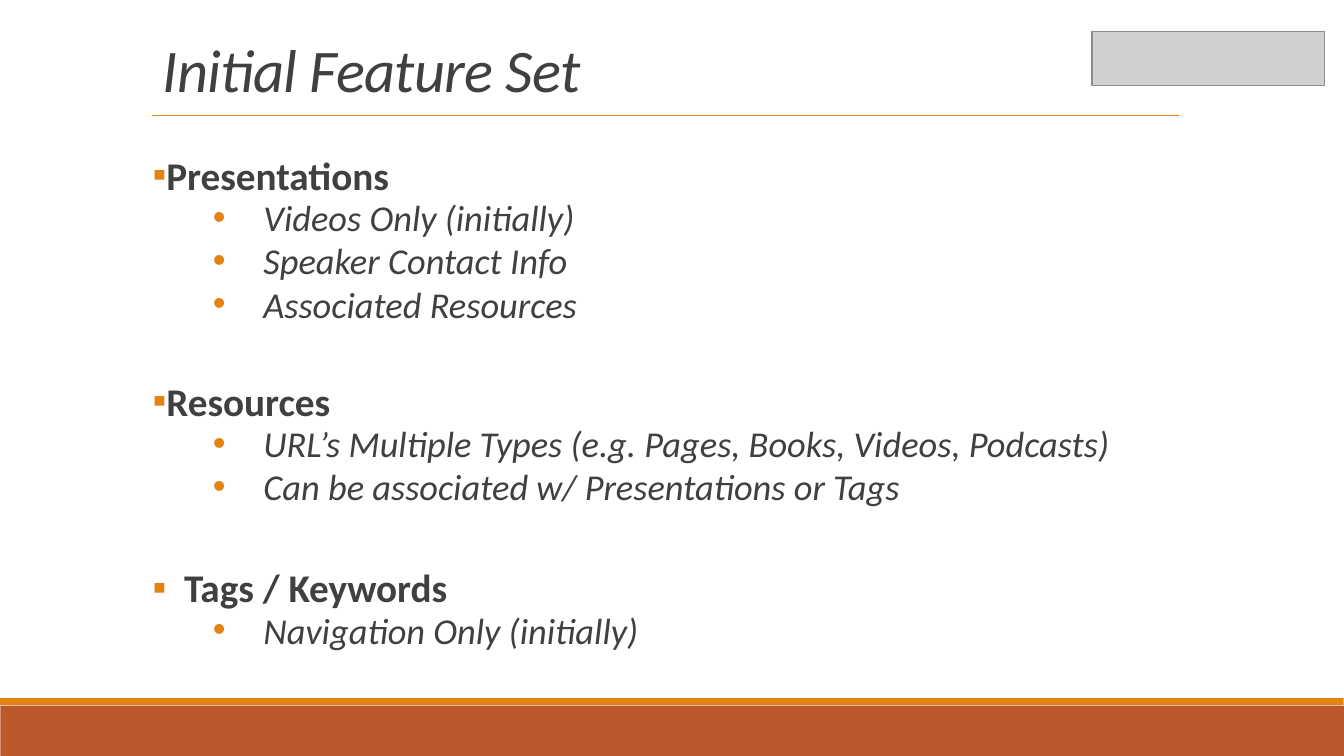
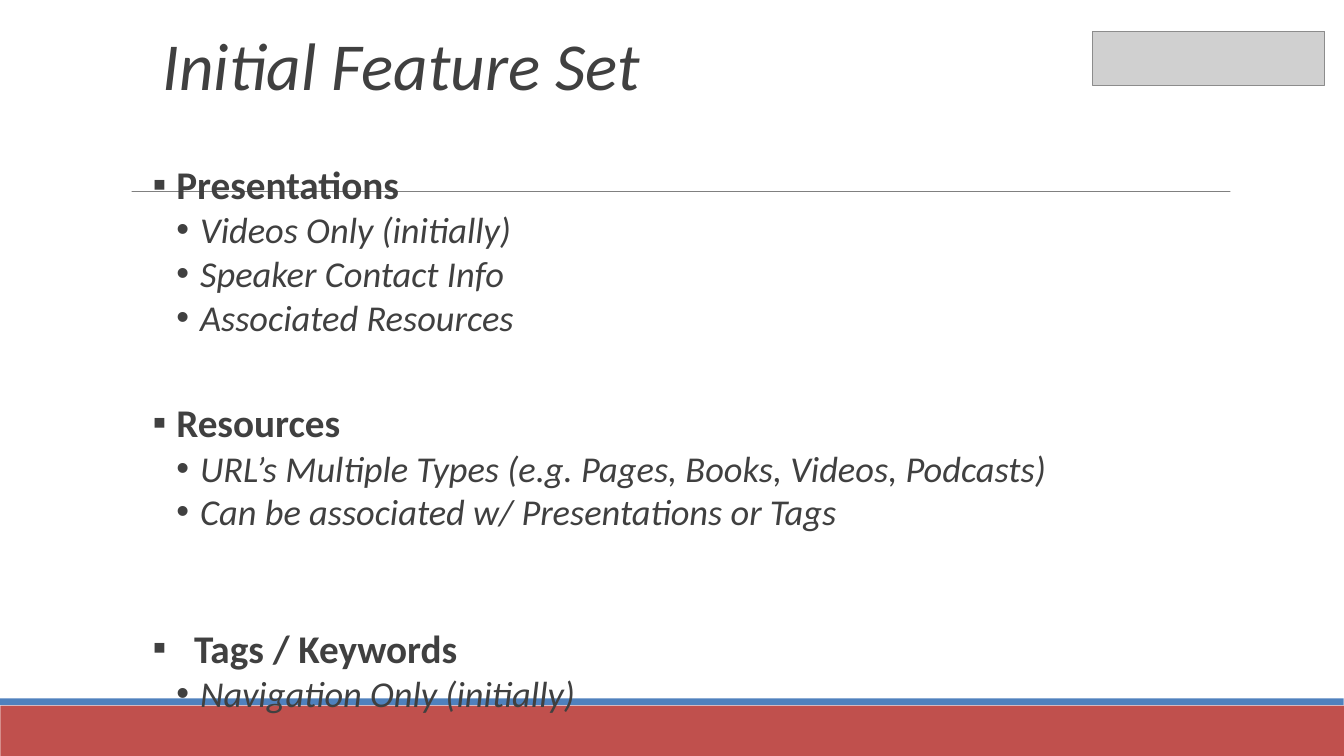
Before and after one commit to Saint-Louis-Full-Stack-Web-Development/presentations, a slide deck: slide 6 of meetup_20180214---FULL_STACK v1.pptx. Drawn at 1344x756 pixels with LibreOffice and Linux fonts; fonts in the diff are those of the drawing; grey boxes stand for pictures. Boxes give left, top, right and bottom in pixels: in the first picture for what was removed or moved away, otherwise in the second. Text is boxed around its words. In the diff, an @@ line names an element or a change of style, - is before the commit and + after.

```diff
--- a/meetup_20180214---FULL_STACK v1.pptx
+++ b/meetup_20180214---FULL_STACK v1.pptx
@@ text "Initial Feature Set" at [162,43,640,91]: size 43.2 to 48 pt, letter spacing -0.5 to 0 pt @@
@@ line removed from (152, 116) to (1179, 116) @@
@@ text "Presentations" at [176,171,1046,716]: indent changed; line spacing 0.8 to 1; less space between paragraphs @@
@@ line added from (132, 192) to (1231, 192), #808080 0.51 pt @@
@@ rectangle at [0,706,1344,756]: fill #BD582C to #C0504D @@
@@ rectangle at [0,699,1344,706]: fill #E48312 to #4F81BD @@
```
Also in this commit, not shown: 21 other slides changed, 3 slides added, 2 slides removed.
